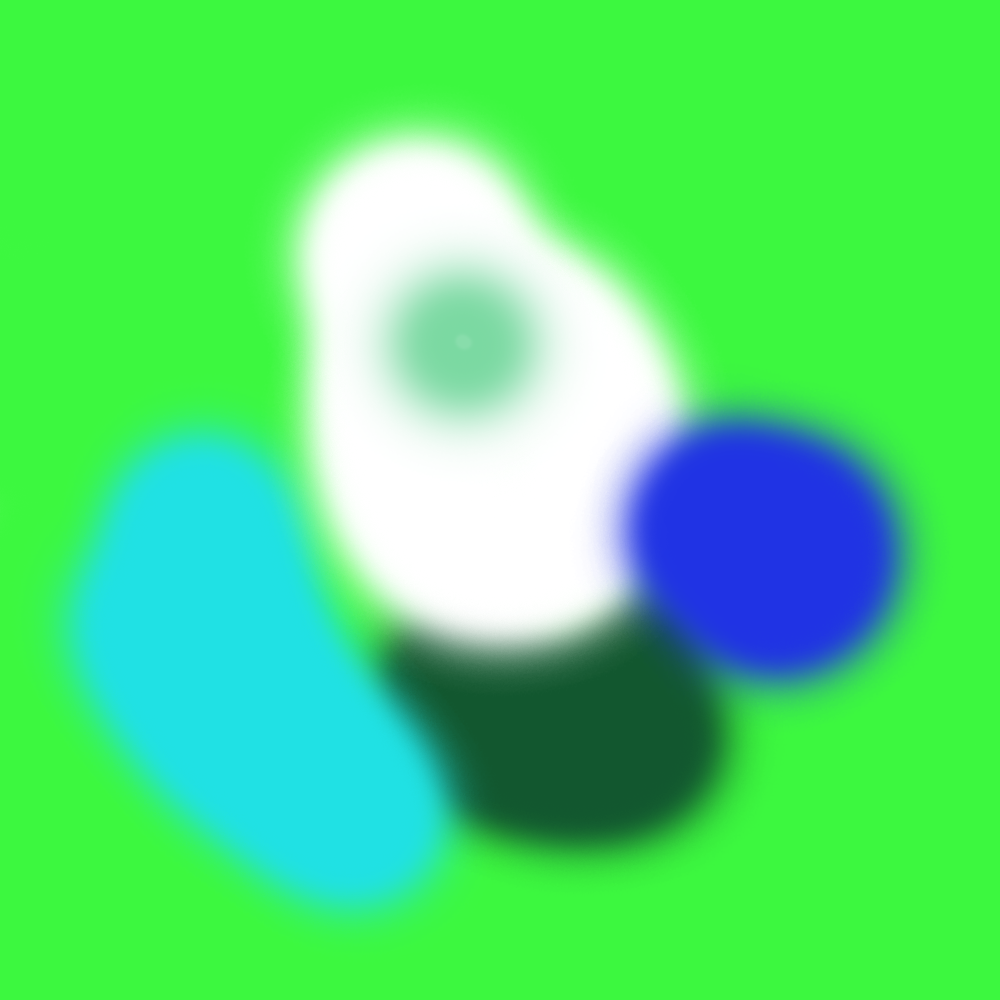
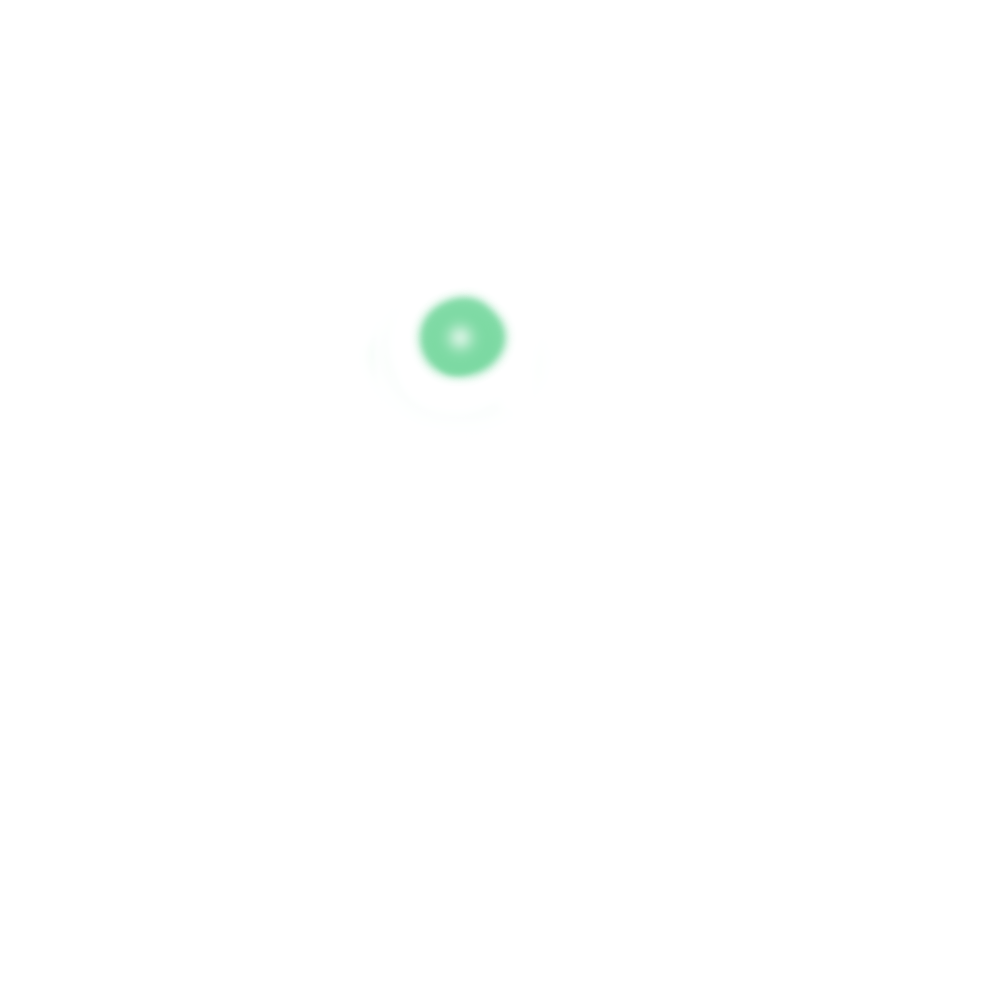
Comparing the layer stacks of the two 1000×1000 images. Changes:
hid "霧の湖" over [569, 361, 954, 738]
painted on "山頂" over [315, 201, 611, 487]
hid "妖怪の山" over [244, 83, 739, 698]
hid "竹林" over [8, 373, 506, 965]
hid "魔法の森" over [313, 508, 788, 897]
hid "Base" over [0, 0, 1000, 1000]
